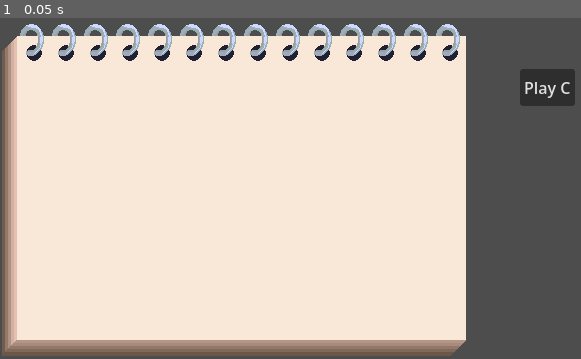
Above: before the commit, frame 1.
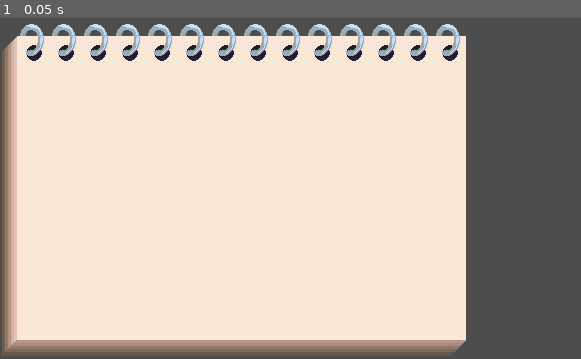
Above: after the commit, the same moment.

Repository: crookedneighbor/drawing-connection
Game: Godot game, scene res://main.tscn
Same seed, same stepped clock (60 frames per second), same inputs: the game is played once before the commit and once after it.
Inputs:
- Up to frame 1 (0.05 s): no input

The runs differ from the first frame. In frame 1, 1.0% of the frame differs, in the area x 89-99%, y 14-26%.

Commit message:
feat: melodies while drawing

Diff:
--- a/main.gd
+++ b/main.gd
@@ -1,22 +1,28 @@
 class_name Main extends Node2D
 
-@onready var button: Button = $Button
 @onready var melody_player: MelodyPlayer = $MelodyPlayer
+@onready var pad: Pad = $Pad
+@onready var pencil: Pencil = $Pencil
 
 var pressing: bool = false
+var current_note: String = ""
 
 func _ready() -> void:
-	button.button_down.connect(_on_button_pressed)
-	button.button_up.connect(_on_button_released)
+	pad.section_change.connect(_on_section_change)
+	pencil.pressed.connect(_on_pressed)
+	pencil.released.connect(_on_released)
 
 func _process(_delta: float) -> void:
 	if pressing:
-		melody_player.play_note("C")
+		melody_player.play_note(current_note)
 
-func _on_button_pressed() -> void:
+func _on_section_change(index: int) -> void:
+	current_note = melody_player.notes.keys()[index]
+
+func _on_pressed() -> void:
 	melody_player.volume_db = 0
 	pressing = true
 
-func _on_button_released() -> void:
+func _on_released() -> void:
 	pressing = false
 	melody_player.volume_db = -80
--- a/main.tscn
+++ b/main.tscn
@@ -12,15 +12,9 @@
 
 [node name="Pad" parent="." unique_id=1424504259 instance=ExtResource("1_0xm2m")]
 position = Vector2(234, 189)
+number_of_horizontal_areas = 5
 
 [node name="Pencil" parent="." unique_id=617229547 instance=ExtResource("2_h2yge")]
 
-[node name="Button" type="Button" parent="." unique_id=836883187]
-offset_left = 520.0
-offset_top = 70.0
-offset_right = 564.0
-offset_bottom = 107.0
-text = "Play C"
-
 [connection signal="enter_drawable_area" from="Pad" to="Pencil" method="enter_drawable_area"]
 [connection signal="exit_drawable_area" from="Pad" to="Pencil" method="exit_drawable_area"]
--- a/tools/melody-player/melody_player.gd
+++ b/tools/melody-player/melody_player.gd
@@ -4,11 +4,11 @@
 var phase: float = 0.0
 
 var notes: Dictionary[String, float] = {
+	"A": 440.0,
+	"G": 392.0,
+	"E": 329.63,
+	"D": 293.66,
 	"C": 261.62,
-	"D": 293.66,
-	"E": 329.63,
-	"G": 392.0,
-	"A": 440.0,
 }
 
 @onready var sample_hz: float = stream.mix_rate
--- a/tools/pad/pad.gd
+++ b/tools/pad/pad.gd
@@ -2,12 +2,27 @@
 
 signal enter_drawable_area
 signal exit_drawable_area
+signal section_change
 
+@export_range(1, 20) var number_of_horizontal_areas: int = 1
+
+@onready var horizontal_areas: Node2D = $HorizontalAreas
 @onready var drawable_area: Area2D = $Area2D
+@onready var drawable_area_collision: CollisionShape2D = $Area2D/CollisionShape2D
 
 func _ready() -> void:
 	drawable_area.mouse_entered.connect(_on_mouse_enter)
 	drawable_area.mouse_exited.connect(_on_mouse_exit)
+
+	var position_of_drawable_area = drawable_area_collision.position
+	var size = drawable_area_collision.shape.get_rect().size
+	var width_of_horizontal_areas = size.x
+	var height_of_horizontal_areas= size.y / number_of_horizontal_areas
+	for i in number_of_horizontal_areas:
+		var section = PadSection.new(i, width_of_horizontal_areas, height_of_horizontal_areas)
+		section.set_pos(position_of_drawable_area.x, position_of_drawable_area.y + (i * height_of_horizontal_areas))
+		section.mouse_entered.connect(func(): section_change.emit(section.index))
+		horizontal_areas.add_child(section)
 
 func _on_mouse_enter() -> void:
 	enter_drawable_area.emit()
--- a/tools/pad/pad.tscn
+++ b/tools/pad/pad.tscn
@@ -17,3 +17,7 @@
 [node name="CollisionShape2D" type="CollisionShape2D" parent="Area2D" unique_id=149514454]
 position = Vector2(8.5, 14.5)
 shape = SubResource("RectangleShape2D_xfyqx")
+debug_color = Color(0.83283395, 0.019880503, 0.9311207, 0.2784314)
+
+[node name="HorizontalAreas" type="Node2D" parent="." unique_id=40056754]
+position = Vector2(0, -112)
--- /dev/null
+++ b/tools/pad/pad_section.gd
@@ -0,0 +1,21 @@
+class_name PadSection extends Area2D
+
+var collision_shape: CollisionShape2D
+
+var width: float
+var height: float
+var index: int
+
+func _init(_index, _width: float, _height: float) -> void:
+	index = _index
+	width = _width
+	height = _height
+
+	collision_shape = CollisionShape2D.new()
+	var shape = RectangleShape2D.new()
+	collision_shape.shape = shape
+	add_child(collision_shape)
+
+func set_pos(x: float, y: float) -> void:
+	collision_shape.shape.size = Vector2(width, height)
+	collision_shape.position = Vector2(x, y)
--- /dev/null
+++ b/tools/pad/pad_section.tscn
@@ -0,0 +1,6 @@
+[gd_scene format=3 uid="uid://bcmwnmjdpsbg5"]
+
+[ext_resource type="Script" uid="uid://cnyhillrqahaj" path="res://tools/pad/pad_section.gd" id="1_hbjlc"]
+
+[node name="PadSection" type="Area2D" unique_id=2025054065]
+script = ExtResource("1_hbjlc")
--- a/tools/pencil/pencil.gd
+++ b/tools/pencil/pencil.gd
@@ -1,4 +1,7 @@
 class_name Pencil extends Node2D
+
+signal pressed
+signal released
 
 @onready var paper: Node2D = $Paper
 
@@ -15,6 +18,11 @@
 func _input(event: InputEvent) -> void:
 	if event is InputEventMouseButton:
 		if event.button_index == MOUSE_BUTTON_LEFT:
+			if event.pressed:
+				pressed.emit()
+			else:
+				released.emit()
+
 			drawing_in_progress = event.pressed and not drawing_started
 
 			if drawing_in_progress:
Not shown, added: tools/pad/pad_section.gd.uid
